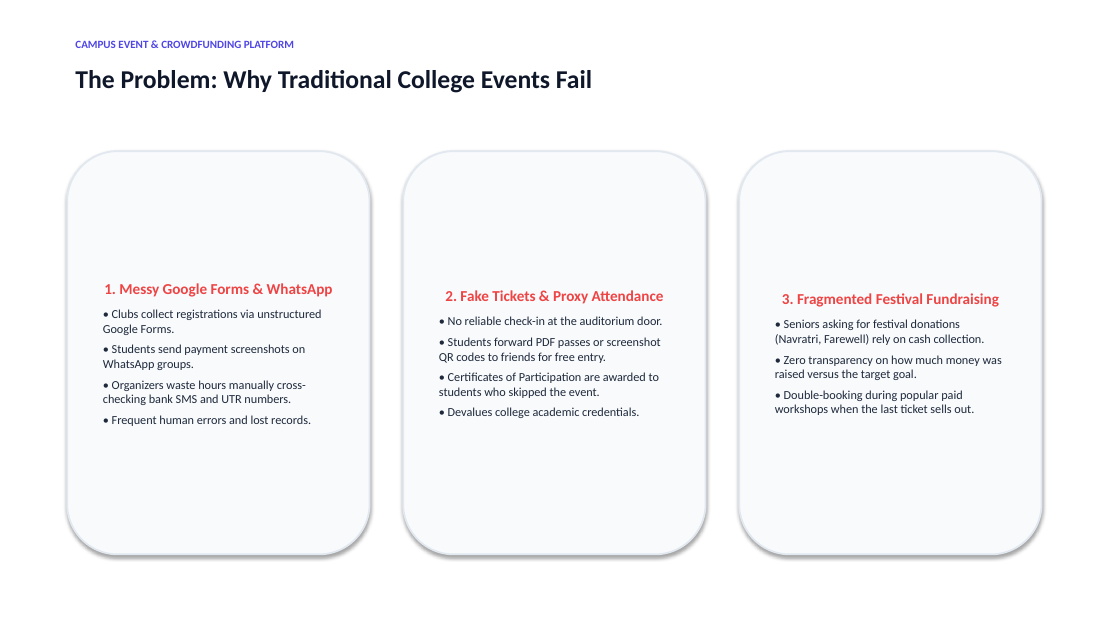
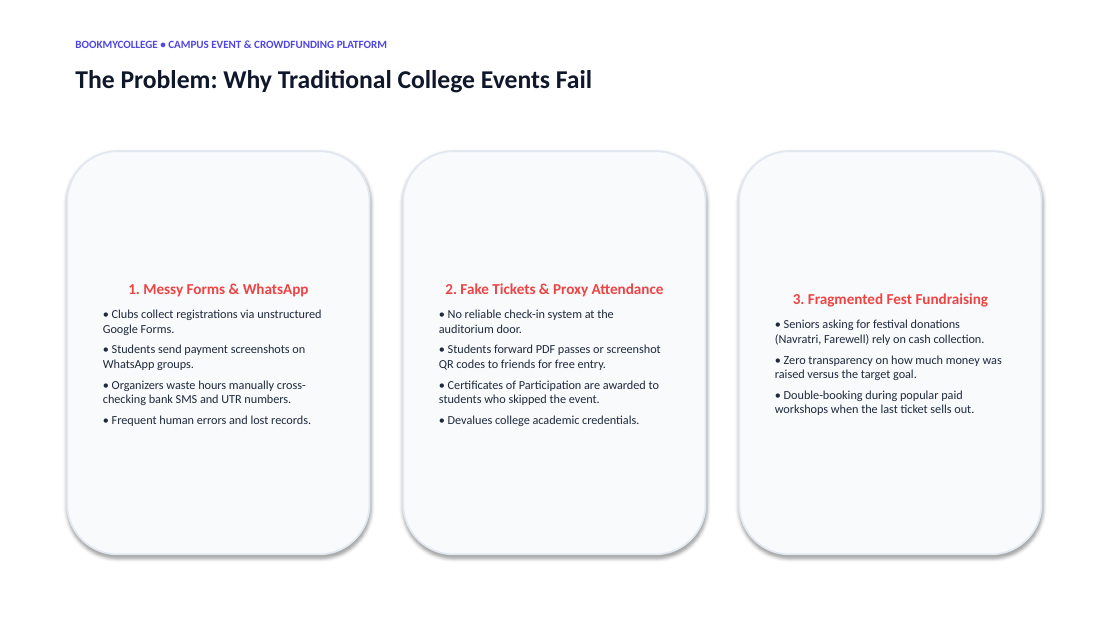
Before and after one commit to HarshitSingh-1/ITW, a slide deck: slide 2 of CAMPUS_EVENT_PLATFORM_PRESENTATION.pptx. Drawn at 1120x630 pixels with LibreOffice and Linux fonts; fonts in the diff are those of the drawing. Boxes give left, top, right and bottom in pixels: in the first picture for what was removed or moved away, otherwise in the second. Text is boxed around its words. In the diff, an @@ line names an element or a change of style, - is before the commit and + after.

```diff
--- a/CAMPUS_EVENT_PLATFORM_PRESENTATION.pptx
+++ b/CAMPUS_EVENT_PLATFORM_PRESENTATION.pptx
@@ text at (75, 40, 387, 48): text changed @@
-CAMPUS EVENT & CROWDFUNDING PLATFORM
+BOOKMYCOLLEGE • CAMPUS EVENT & CROWDFUNDING PLATFORM
@@ text in rounded rectangle at (128, 283, 309, 297): text changed @@
-1. Messy Google Forms & WhatsApp
+1. Messy Forms & WhatsApp
@@ text in rounded rectangle at (793, 293, 989, 307): text changed @@
-3. Fragmented Festival Fundraising
+3. Fragmented Fest Fundraising
@@ text in rounded rectangle at (439, 309, 614, 333): text changed @@
-• No reliable check-in at the auditorium door.
+• No reliable check-in system at the auditorium door.
```
Also in this commit, not shown: 11 other slides changed, 3 other files.
